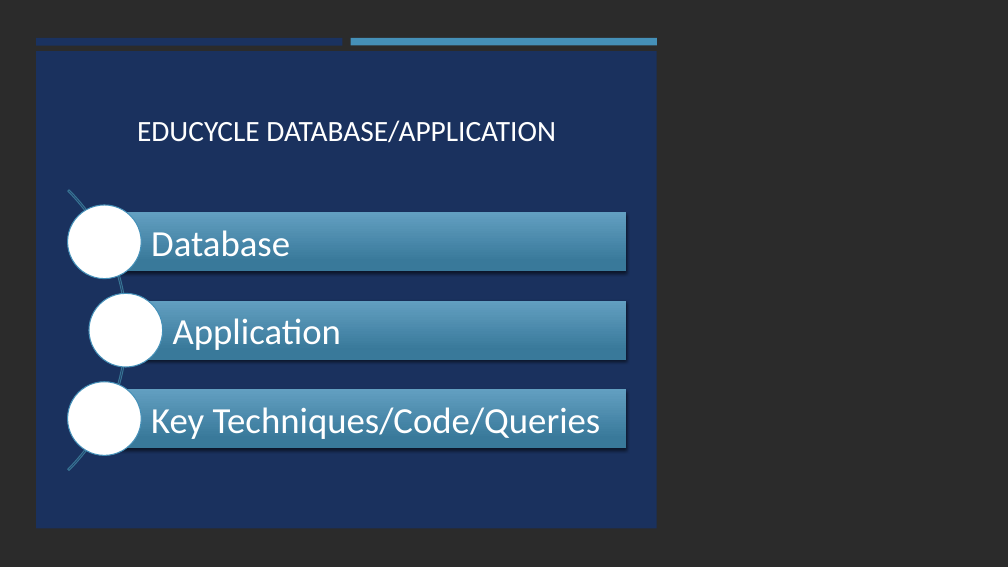
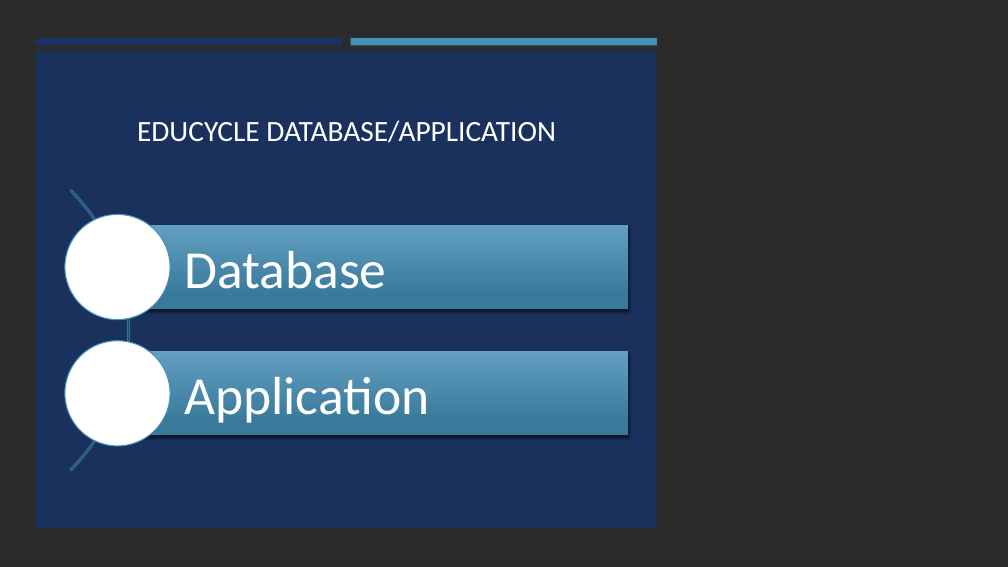
Before and after one commit to T-Visor/Educycle, a slide deck: slide 9 of EduCycle Database Presentation.pptx. Drawn at 1008x567 pixels with LibreOffice and Linux fonts; fonts in the diff are those of the drawing; background and template pictures are left out; a plain dark background stands for a picture behind light text. Boxes give left, top, right and bottom in pixels: in the first picture for what was removed or moved away, otherwise in the second. Text is boxed around its words. In the diff, an @@ line names an element or a change of style, - is before the commit and + after.

```diff
--- a/EduCycle Database Presentation.pptx
+++ b/EduCycle Database Presentation.pptx
@@ ellipse: place and size @@
-ellipse at [67,205,141,278]
+ellipse at [65,215,170,320]
@@ text "Database": place and size @@
-text "Database" at [151,230,290,256]
+text "Database" at [184,251,386,289]
@@ text "Database" at [184,251,386,289]: size 35 to 51 pt; more space between paragraphs @@
@@ rectangle: place and size @@
-rectangle at [104,212,626,271]
+rectangle at [117,225,628,309]
@@ ellipse removed at [89,293,163,367] @@
@@ rectangle removed at [126,301,626,360] @@
@@ ellipse: place and size @@
-ellipse at [67,382,141,455]
+ellipse at [65,341,170,446]
@@ text "Application" at [184,377,429,423]: size 35 to 51 pt; more space between paragraphs @@
@@ text "Application": place and size @@
-text "Application" at [173,318,341,350]
+text "Application" at [184,377,429,423]
@@ rectangle: place and size @@
-rectangle at [104,389,626,448]
+rectangle at [117,352,628,436]
@@ text removed at [151,407,601,439] @@
-Key Techniques/Code/Queries
```
Also in this commit, not shown: 2 other slides changed, 1 slide removed, 1 other file.
